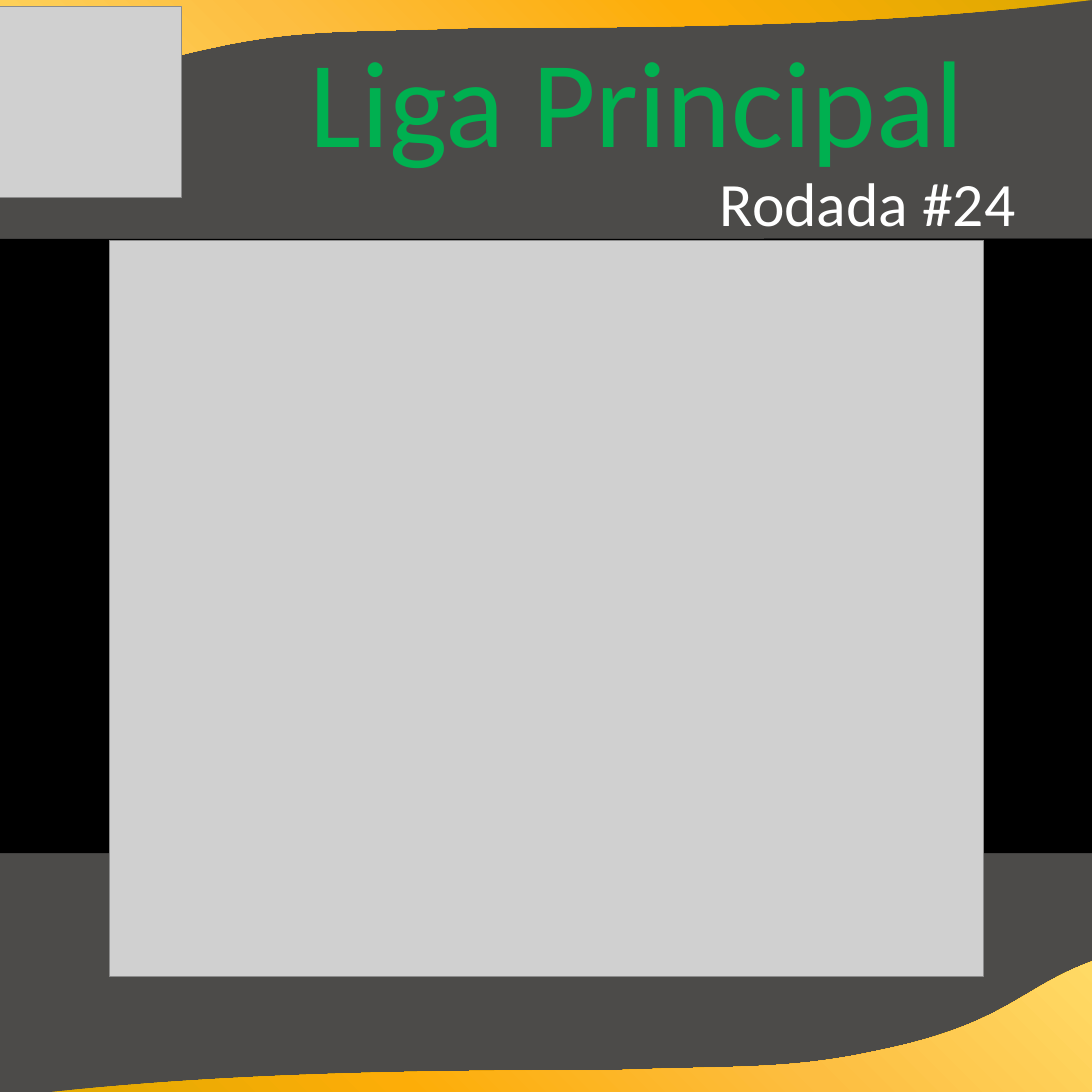
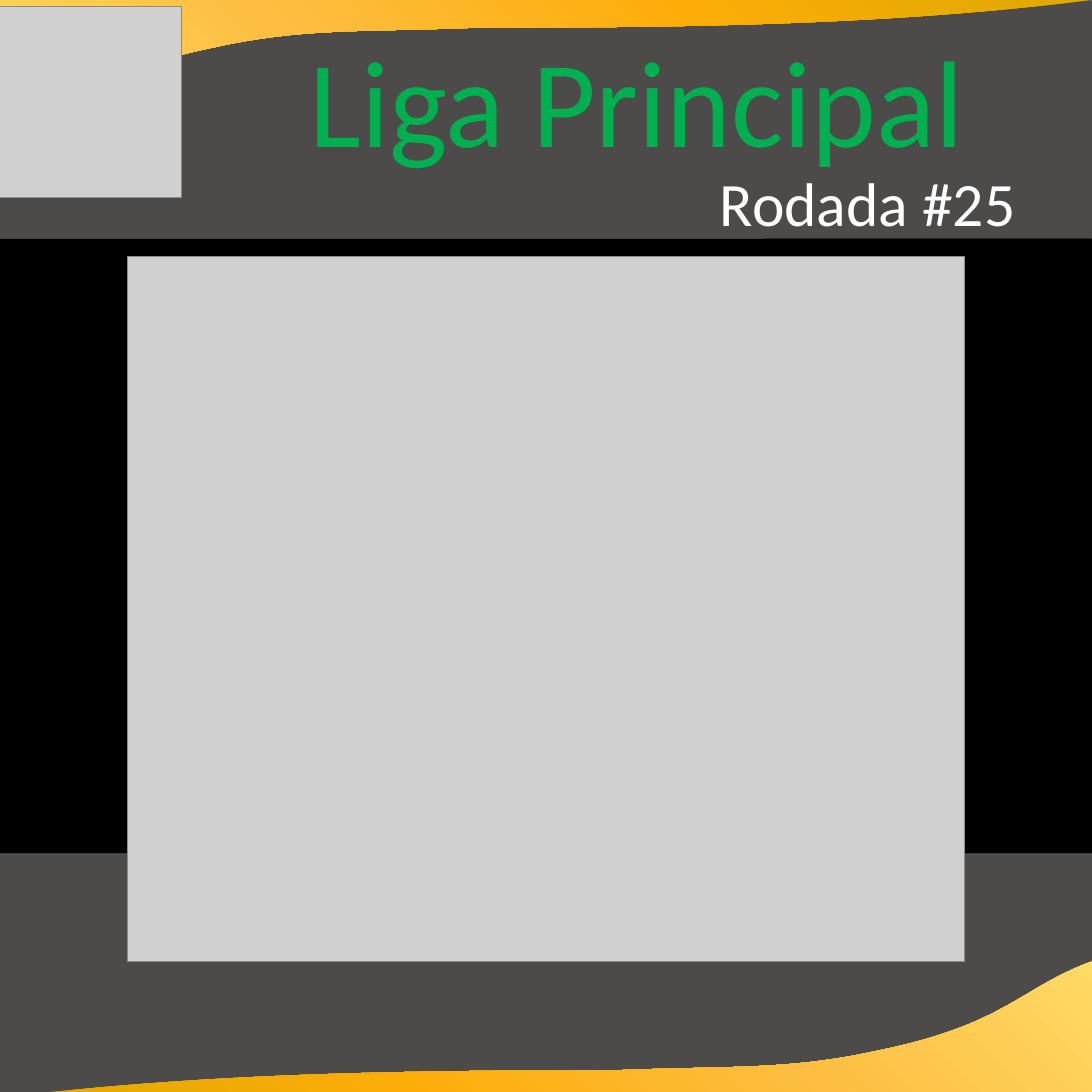
Before and after one commit to cknakayama/automacao_ligaroletarussa2021, a slide deck: slide 2 of Informativos.pptx. Drawn at 1092x1092 pixels with LibreOffice and Linux fonts; fonts in the diff are those of the drawing; grey boxes stand for pictures; background and template pictures are left out. Boxes give left, top, right and bottom in pixels: in the first picture for what was removed or moved away, otherwise in the second. Text is boxed around its words. In the diff, an @@ line names an element or a change of style, - is before the commit and + after.

Commit message:
rodada25

```diff
--- a/Informativos.pptx
+++ b/Informativos.pptx
@@ text at [720, 183, 1015, 241]: text changed @@
-Rodada #24
+Rodada #25
@@ picture: place and size @@
-picture at [110, 240, 984, 976]
+picture at [128, 256, 965, 962]
```
Also in this commit, not shown: 3 other slides changed, 4 other files.
